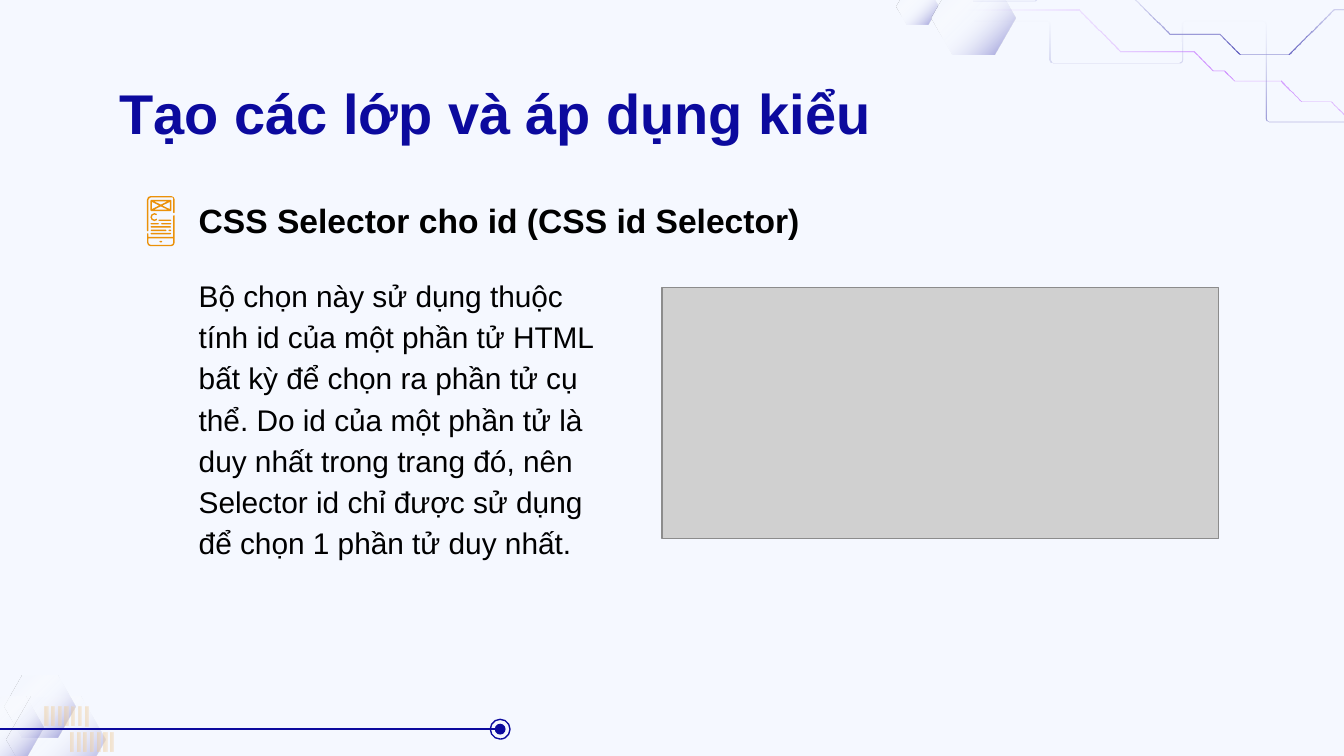
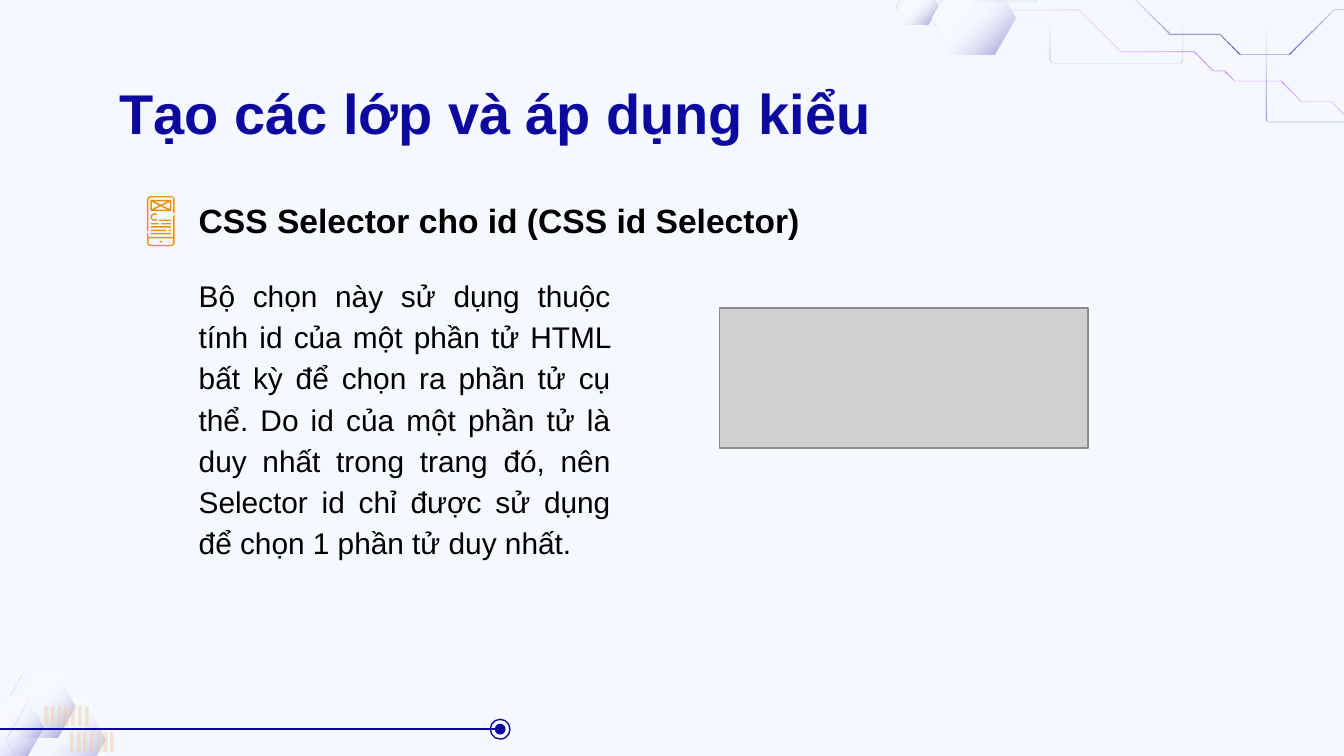
Before and after one commit to duongtrann02/music_app, a slide deck: slide 13 of Công-nghệ-Web.pptx (slide 12 before the commit). Drawn at 1344x756 pixels with LibreOffice and Linux fonts; fonts in the diff are those of the drawing; grey boxes stand for pictures; background and template pictures are left out. Boxes give left, top, right and bottom in pixels: in the first picture for what was removed or moved away, otherwise in the second. Text is boxed around its words. In the diff, an @@ line names an element or a change of style, - is before the commit and + after.

```diff
--- a/Công-nghệ-Web.pptx
+++ b/Công-nghệ-Web.pptx
@@ subtitle "Bộ chọn này sử dụng ..." at (x1=199, y1=284, x2=611, y2=560): alignment left to justified @@
@@ picture removed at (x1=661, y1=288, x2=1218, y2=539) @@
@@ picture added at (x1=720, y1=308, x2=1089, y2=448) @@
```
Also in this commit, not shown: 9 other slides changed, 11 slides added, 7 slides removed, 8 other files.
